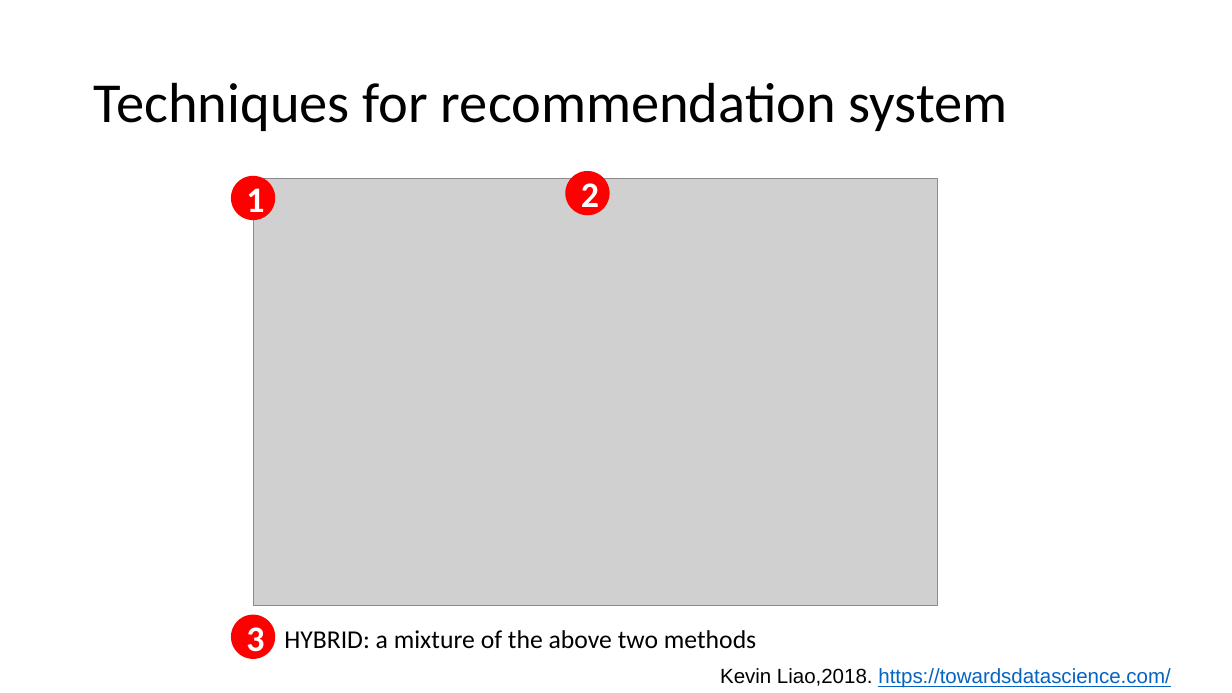
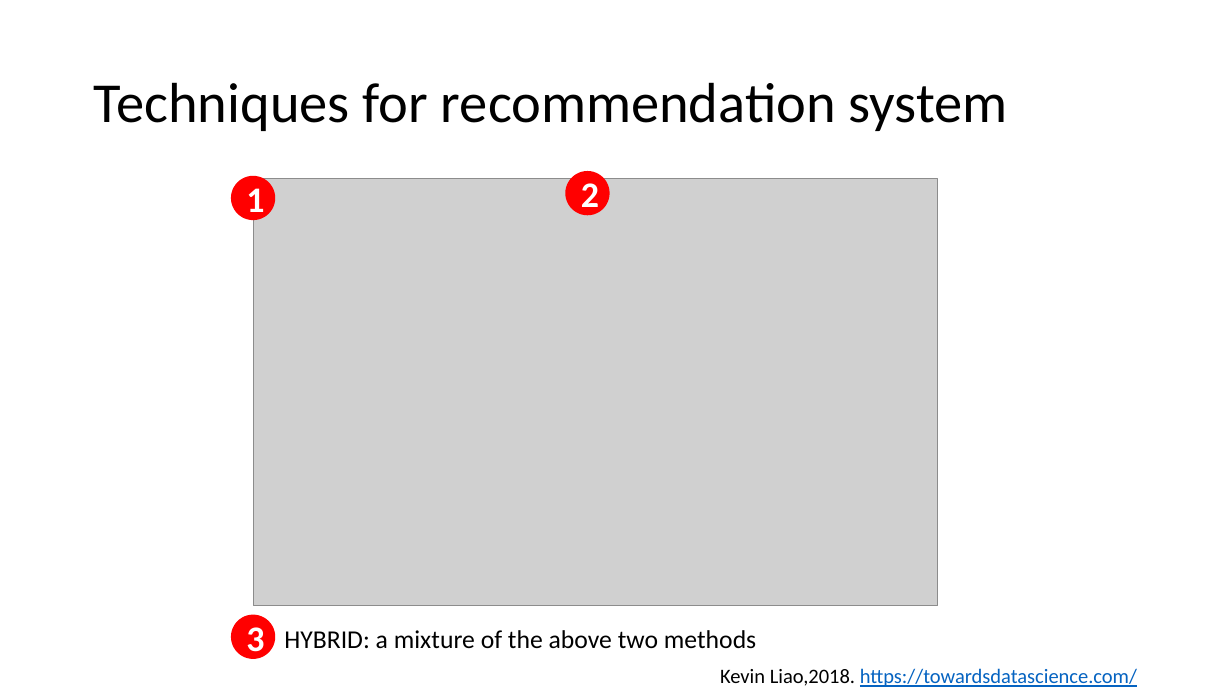
Before and after one commit to usef-kh/MovieLens-Recommendation-System, a slide deck: slide 5 of Understanding Recommendation Systems_Marco.pptx. Drawn at 1232x693 pixels with LibreOffice and Linux fonts; fonts in the diff are those of the drawing; grey boxes stand for pictures. Boxes give left, top, right and bottom in pixels: in the first picture for what was removed or moved away, otherwise in the second. Text is boxed around its words. In the diff, an @@ line names an element or a change of style, - is before the commit and + after.

```diff
--- a/Understanding Recommendation Systems_Marco.pptx
+++ b/Understanding Recommendation Systems_Marco.pptx
@@ text "Kevin Liao,2018. https://towardsdatascience.com/" at (720, 668, 1137, 687): font Arial to Calibri @@
```
Also in this commit, not shown: 13 other slides changed, 6 slides added, 3 slides removed, 2 other files.
